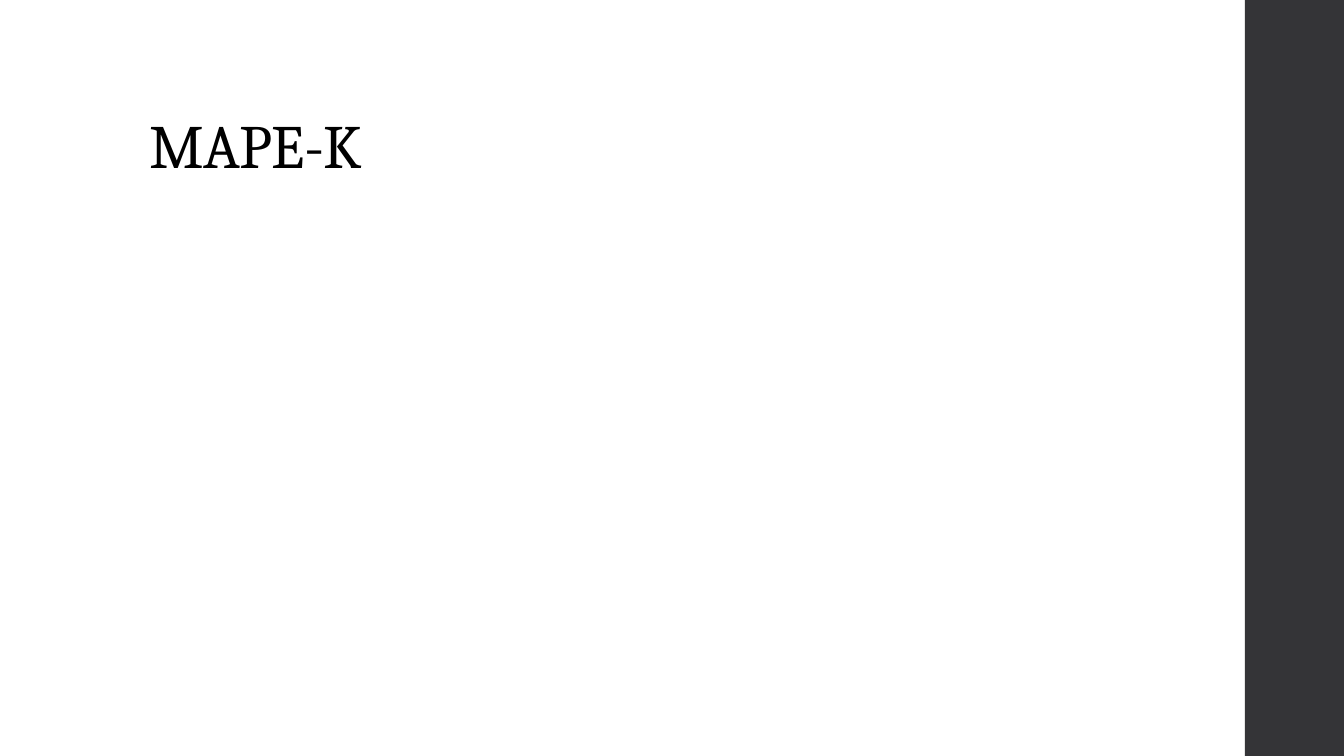
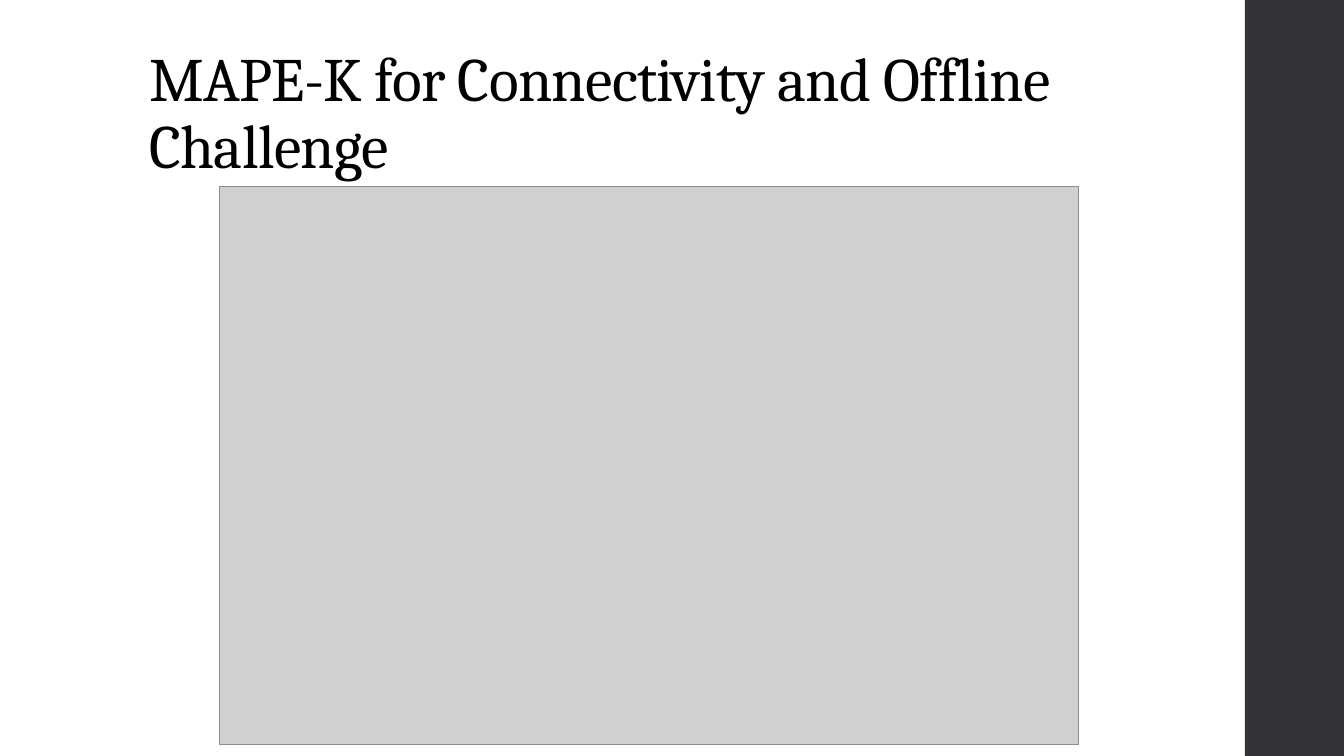
Before and after one commit to DmitryMI/EamaProject, a slide deck: slide 10 of Documentation/Adaptation concepts.pptx. Drawn at 1344x756 pixels with LibreOffice and Linux fonts; fonts in the diff are those of the drawing; grey boxes stand for pictures. Boxes give left, top, right and bottom in pixels: in the first picture for what was removed or moved away, otherwise in the second. Text is boxed around its words. In the diff, an @@ line names an element or a change of style, - is before the commit and + after.

Commit message:
MAPE-K Added

```diff
--- a/Documentation/Adaptation concepts.pptx
+++ b/Documentation/Adaptation concepts.pptx
@@ title at [149,57,1051,181]: text changed @@
-MAPE-K
+MAPE-K for Connectivity and Offline Challenge
@@ picture added at [220,187,1079,744] @@
```
Also in this commit, not shown: 1 slide added, 3 other files.
